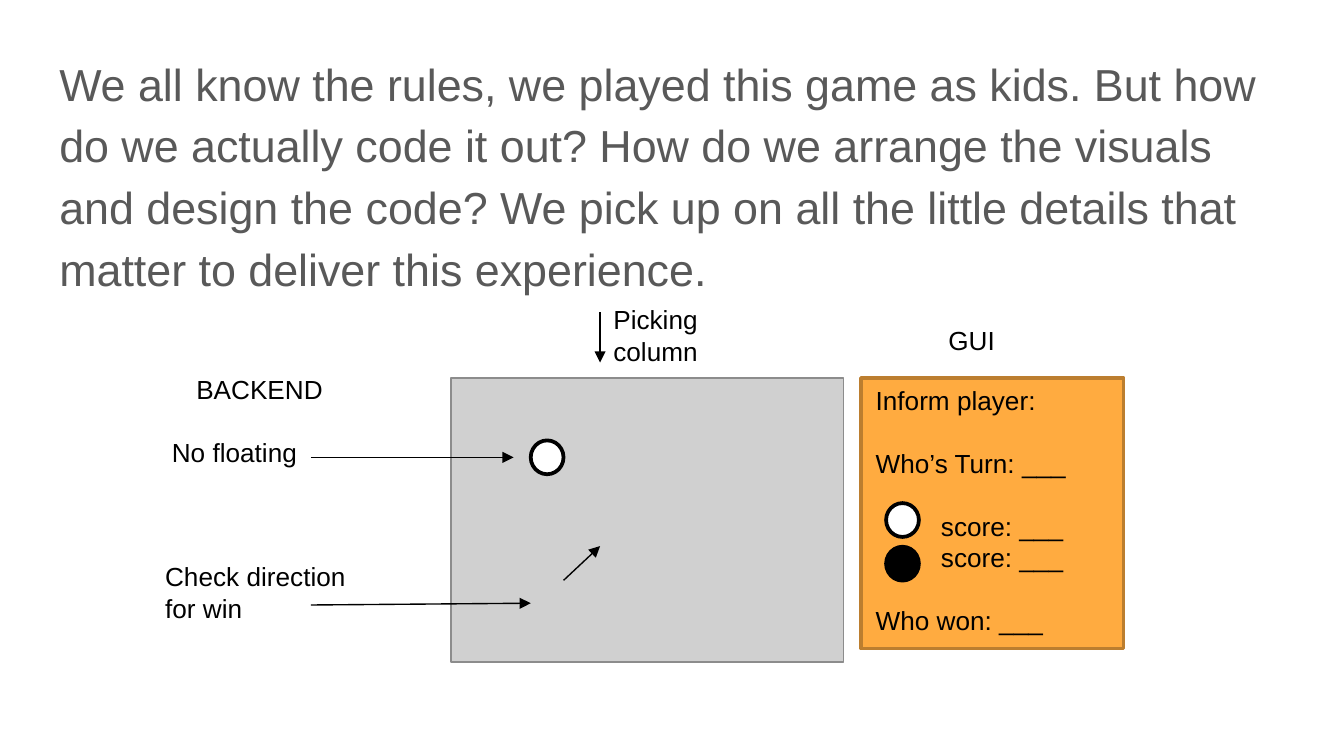
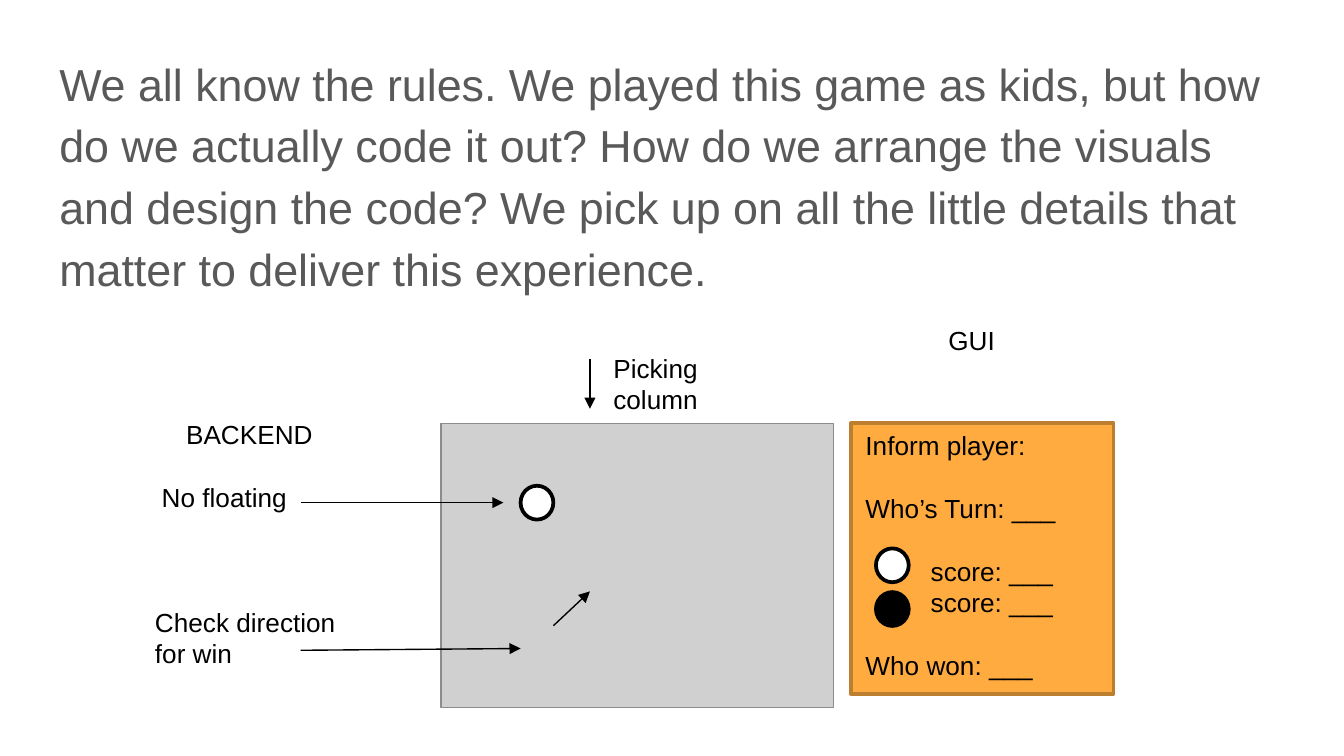
Before and after one commit to yangyaoi/Connect-Four-Project, a slide deck: slide 4 of Documents/Final Presentation/Final incomplete.pptx (slide 5 before the commit). Drawn at 1344x756 pixels with LibreOffice and Linux fonts; fonts in the diff are those of the drawing; grey boxes stand for pictures. Boxes give left, top, right and bottom in pixels: in the first picture for what was removed or moved away, otherwise in the second. Text is boxed around its words. In the diff, an @@ line names an element or a change of style, - is before the commit and + after.

```diff
--- a/Documents/Final Presentation/Final incomplete.pptx
+++ b/Documents/Final Presentation/Final incomplete.pptx
@@ text at [59,68,1260,295]: text changed @@
-We all know the rules, we played this game as kids. But how do we actually code it out? How do we arrange the visuals and design the code? We pick up on all the little details that matter to deliver this experience.
+We all know the rules. We played this game as kids, but how do we actually code it out? How do we arrange the visuals and design the code? We pick up on all the little details that matter to deliver this experience.
@@ text "Picking column": place and size @@
-text "Picking column" at [613,310,697,362]
+text "Picking column" at [613,359,697,410]
@@ 4 texts, 4 arrows, 3 ellipses, 1 picture, 1 rectangle: place and size @@
-4 texts, 4 arrows, 3 ellipses, 1 picture, 1 rectangle at [165,313,1124,661]
+4 texts, 4 arrows, 3 ellipses, 1 picture, 1 rectangle at [155,359,1113,707]
```
Also in this commit, not shown: 6 other slides changed, 2 slides added.
